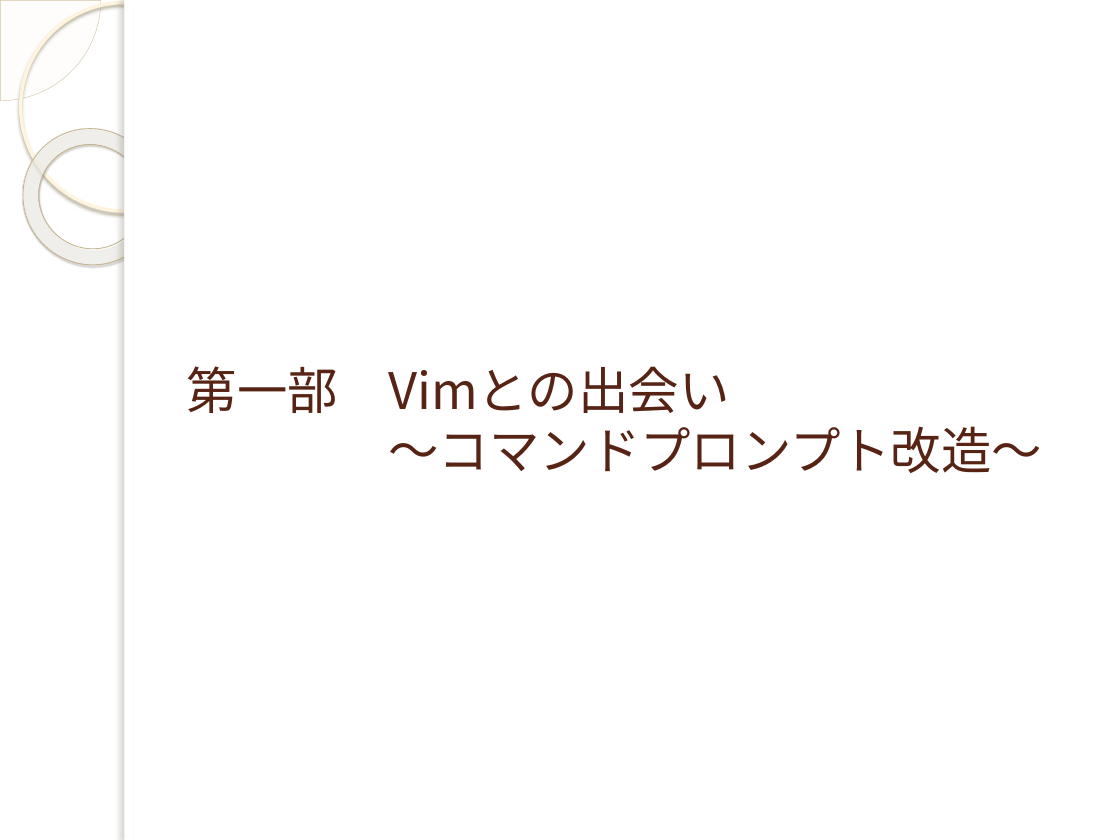
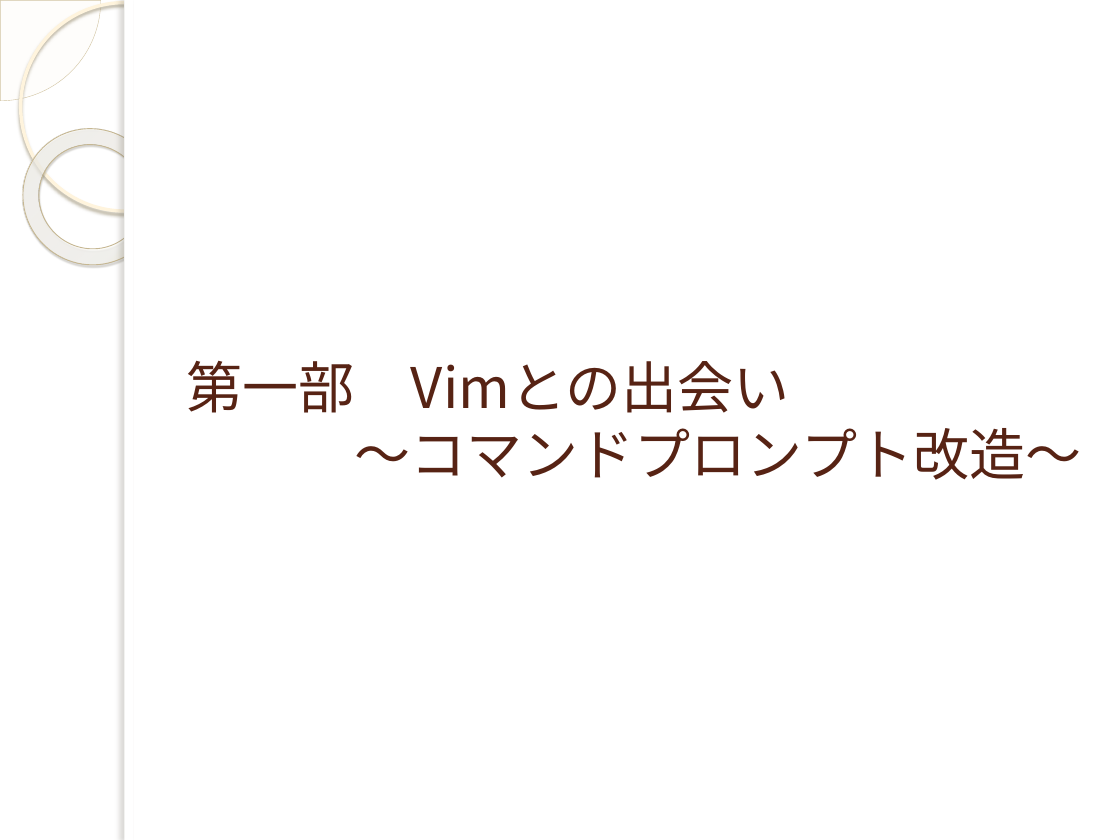
Before and after one commit to yuridonus/FEstudy, a slide deck: slide 2 of vimmer.pptx. Drawn at 1120x840 pixels with LibreOffice and Linux fonts; fonts in the diff are those of the drawing; background and template pictures are left out. Boxes give left, top, right and bottom in pixels: in the first picture for what was removed or moved away, otherwise in the second. Text is boxed around its words. In the diff, an @@ line names an element or a change of style, - is before the commit and + after.

```diff
--- a/vimmer.pptx
+++ b/vimmer.pptx
@@ title "第一部 Vimとの出会い ～コマンドプロンプト改造～" at box(187, 360, 1081, 480): size 32.4 to 36 pt @@
```
Also in this commit, not shown: 5 other slides changed, 8 slides added, 2 slides removed.
